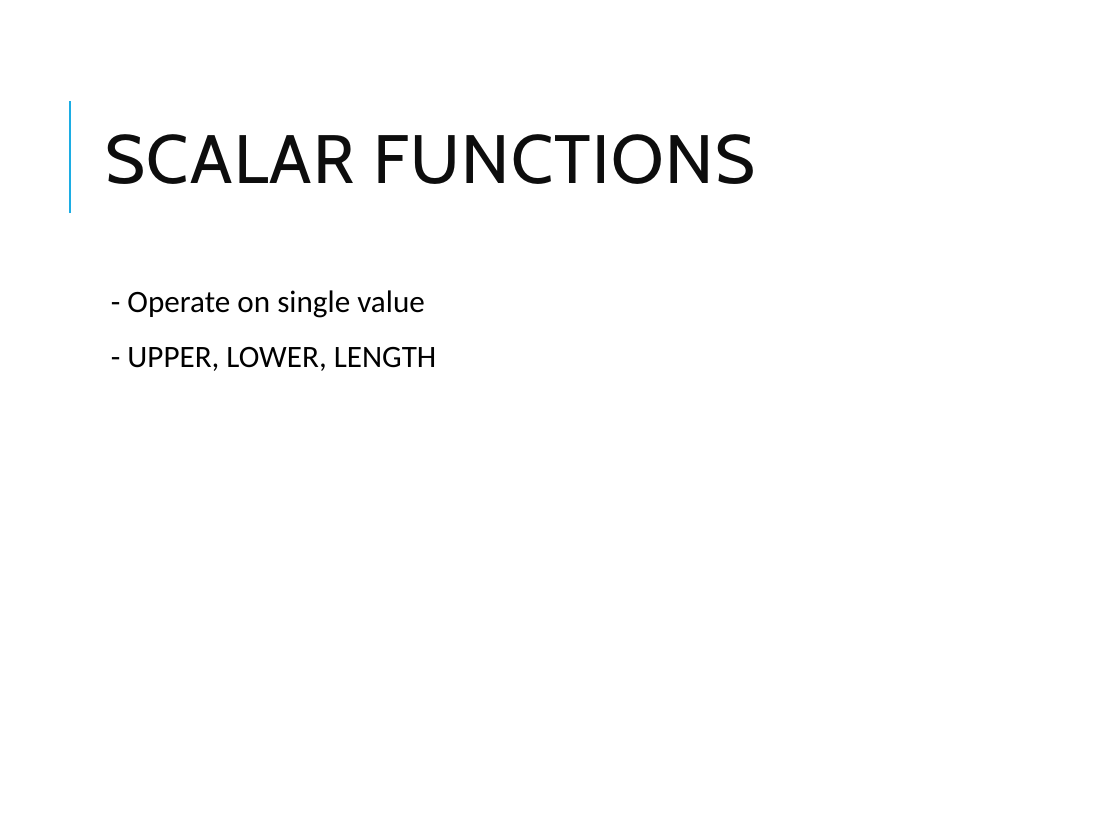
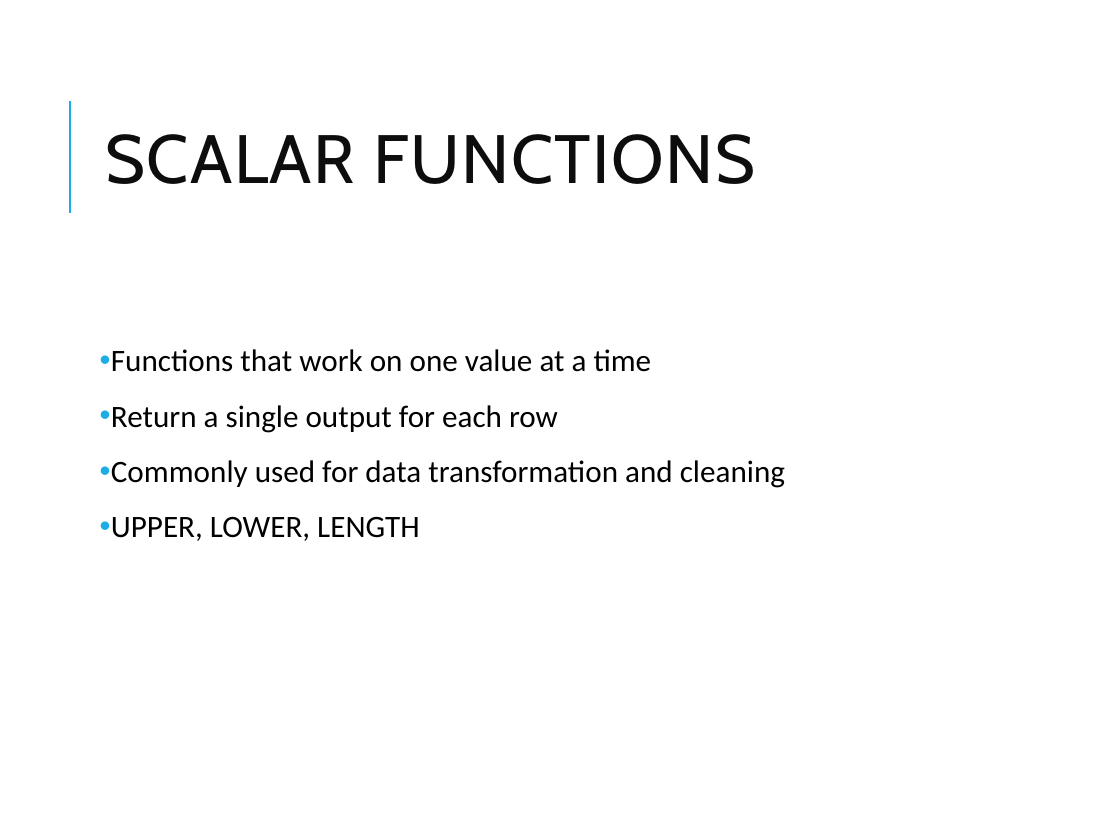
Before and after one commit to vikash-verma-profile/DE-Sig-March-2026, a slide deck: slide 20 of Week-2/Day-5/Snowflake_Modules_4_6.pptx (slide 17 before the commit). Drawn at 1120x840 pixels with LibreOffice and Linux fonts; fonts in the diff are those of the drawing. Boxes give left, top, right and bottom in pixels: in the first picture for what was removed or moved away, otherwise in the second. Text is boxed around its words. In the diff, an @@ line names an element or a change of style, - is before the commit and + after.

```diff
--- a/Week-2/Day-5/Snowflake_Modules_4_6.pptx
+++ b/Week-2/Day-5/Snowflake_Modules_4_6.pptx
@@ text at [111,349,785,541]: text changed @@
-  - Operate on single value
-  - UPPER, LOWER, LENGTH
+• Functions that work on one value at a time
+• Return a single output for each row
+• Commonly used for data transformation and cleaning
+• UPPER, LOWER, LENGTH
```
Also in this commit, not shown: 19 other slides changed, 5 slides added, 23 other files.
